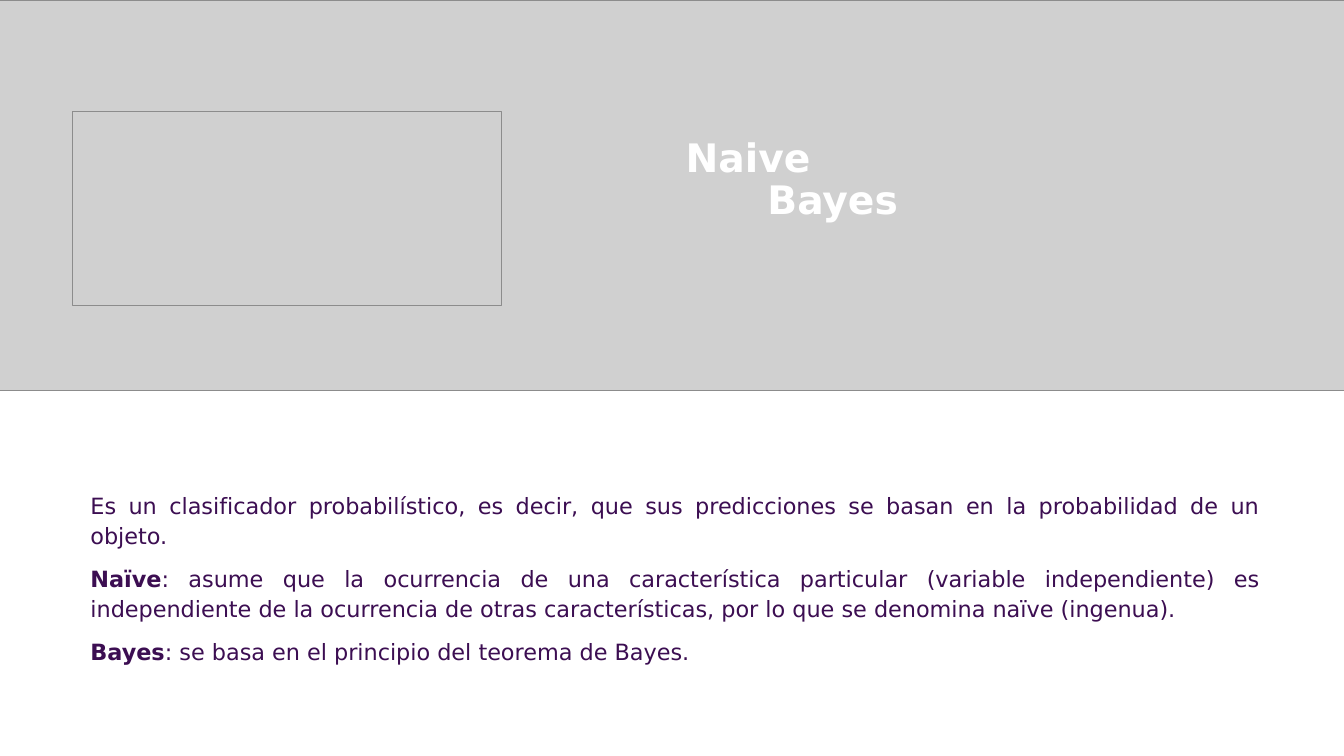
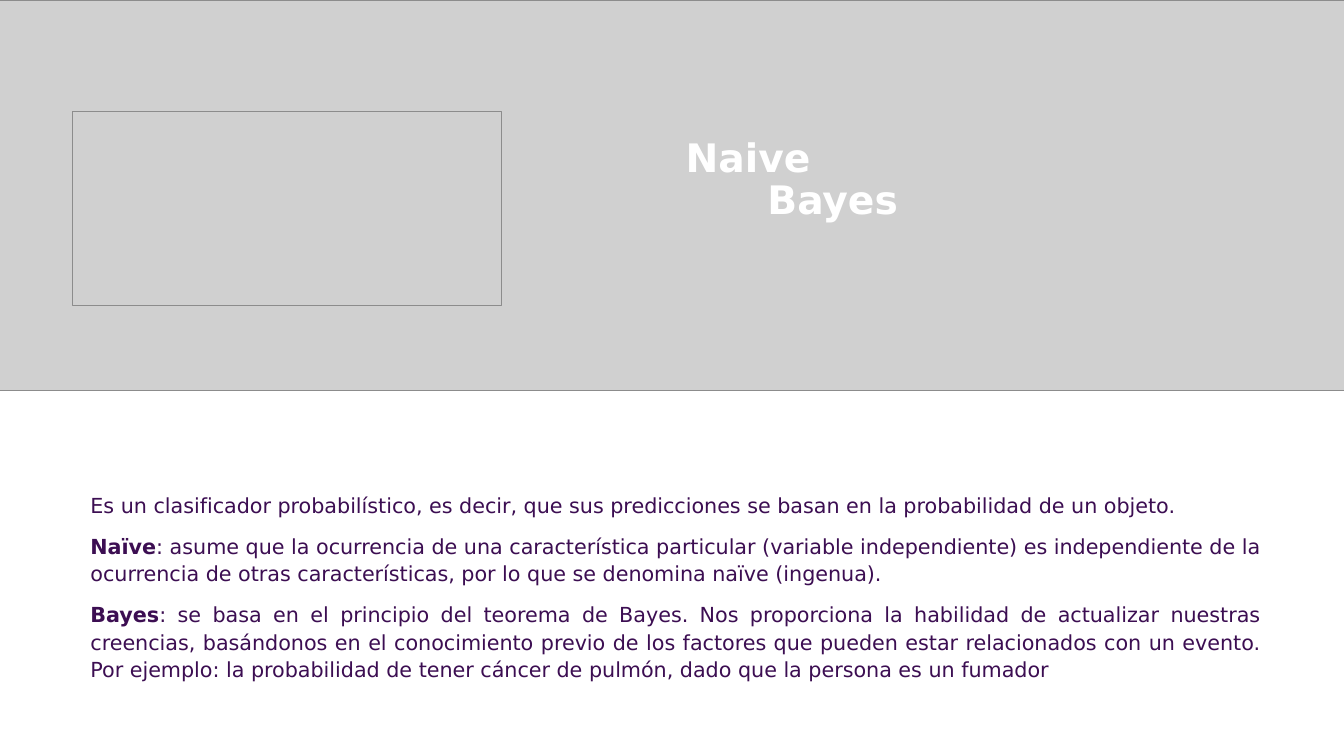
Before and after one commit to csameshiman/Axity_Curso_ML_2023, a slide deck: slide 3 of Diapositivas/Parte 03.Clasificación/03_03_Naive_Bayes.pptx. Drawn at 1344x756 pixels with LibreOffice and Linux fonts; fonts in the diff are those of the drawing; grey boxes stand for pictures; background and template pictures are left out. Boxes give left, top, right and bottom in pixels: in the first picture for what was removed or moved away, otherwise in the second. Text is boxed around its words. In the diff, an @@ line names an element or a change of style, - is before the commit and + after.

```diff
--- a/Diapositivas/Parte 03.Clasificación/03_03_Naive_Bayes.pptx
+++ b/Diapositivas/Parte 03.Clasificación/03_03_Naive_Bayes.pptx
@@ text at (90, 496, 1260, 586): size 16 to 14.8 pt in "Es un clasificador probabilístico, es decir, que ...", "Naïve: asume que la ocurrencia de una ..." @@
@@ text at (90, 606, 1261, 682): text changed; size 16 to 14.8 pt @@
-Bayes: se basa en el principio del teorema de Bayes.
+Bayes: se basa en el principio del teorema de Bayes. Nos proporciona la habilidad de actualizar nuestras creencias, basándonos en el conocimiento previo de los factores que pueden estar relacionados con un evento. Por ejemplo: la probabilidad de tener cáncer de pulmón, dado que la persona es un fumador
```
Also in this commit, not shown: 14 other slides changed.
